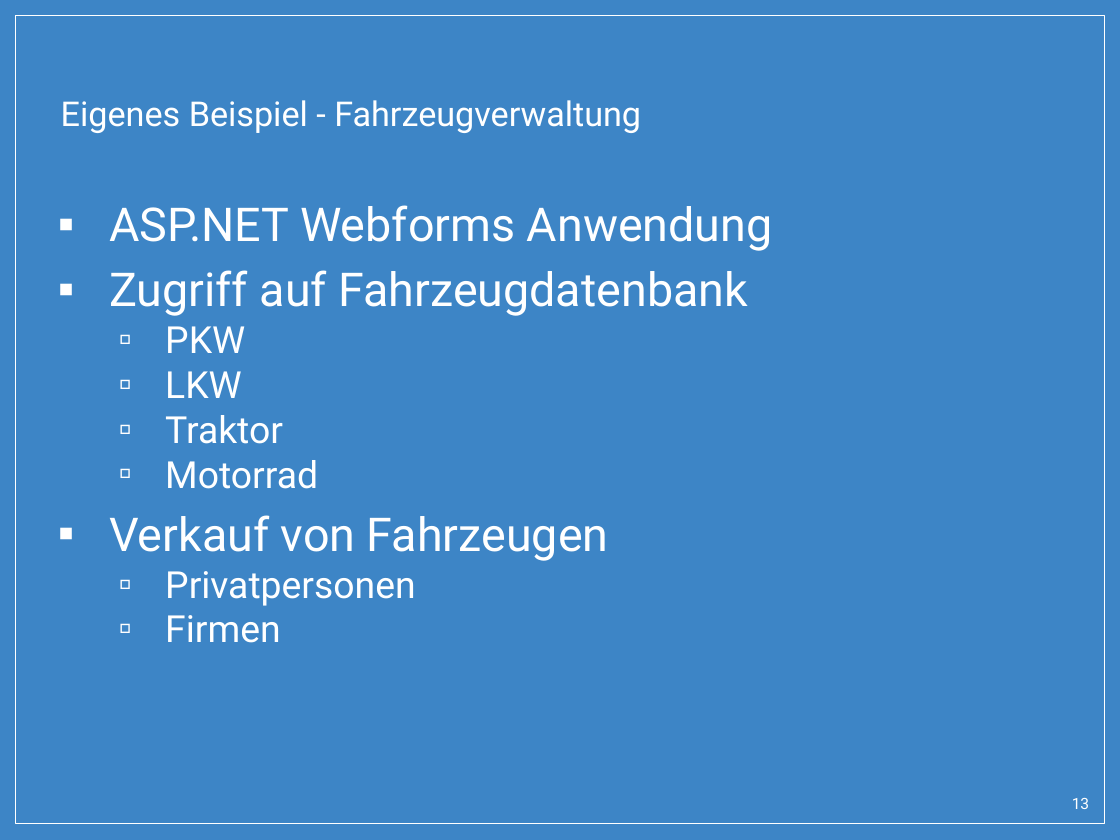
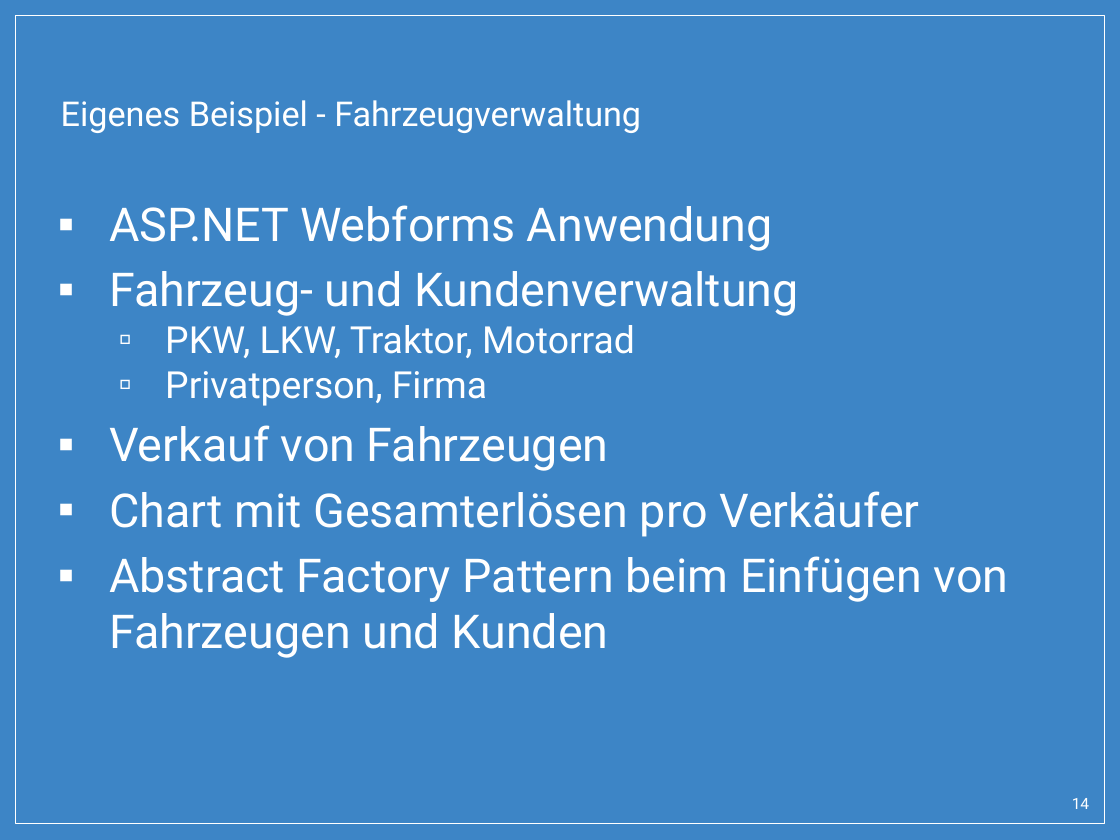
Before and after one commit to SimonPrimetzhofer/AbstractFactory-Pattern, a slide deck: slide 14 of Presentation/Abstract_Factory.pptx (slide 13 before the commit). Drawn at 1120x840 pixels with LibreOffice and Linux fonts; fonts in the diff are those of the drawing; background and template pictures are left out. Boxes give left, top, right and bottom in pixels: in the first picture for what was removed or moved away, otherwise in the second. Text is boxed around its words. In the diff, an @@ line names an element or a change of style, - is before the commit and + after.

Commit message:
Presentation

```diff
--- a/Presentation/Abstract_Factory.pptx
+++ b/Presentation/Abstract_Factory.pptx
@@ text at [109,271,799,406]: text changed; size 30 to 24 pt @@
-▪ Zugriff auf Fahrzeugdatenbank
-  ▫ PKW
-  ▫ LKW
-  ▫ Traktor
-  ▫ Motorrad
+▪ Fahrzeug- und Kundenverwaltung
+  ▫ PKW, LKW, Traktor, Motorrad
+  ▫ Privatperson, Firma
@@ text at [109,491,1009,658]: text changed; size 24 to 30 pt @@
-  ▫ Privatpersonen
-  ▫ Firmen
+▪ Chart mit Gesamterlösen pro Verkäufer
+▪ Abstract Factory Pattern beim Einfügen von Fahrzeugen und Kunden
@@ page number at [1072,798,1089,809]: text changed @@
-13
+14
```
Also in this commit, not shown: 3 other slides changed, 2 slides added, 1 slide removed, 2 other files.
